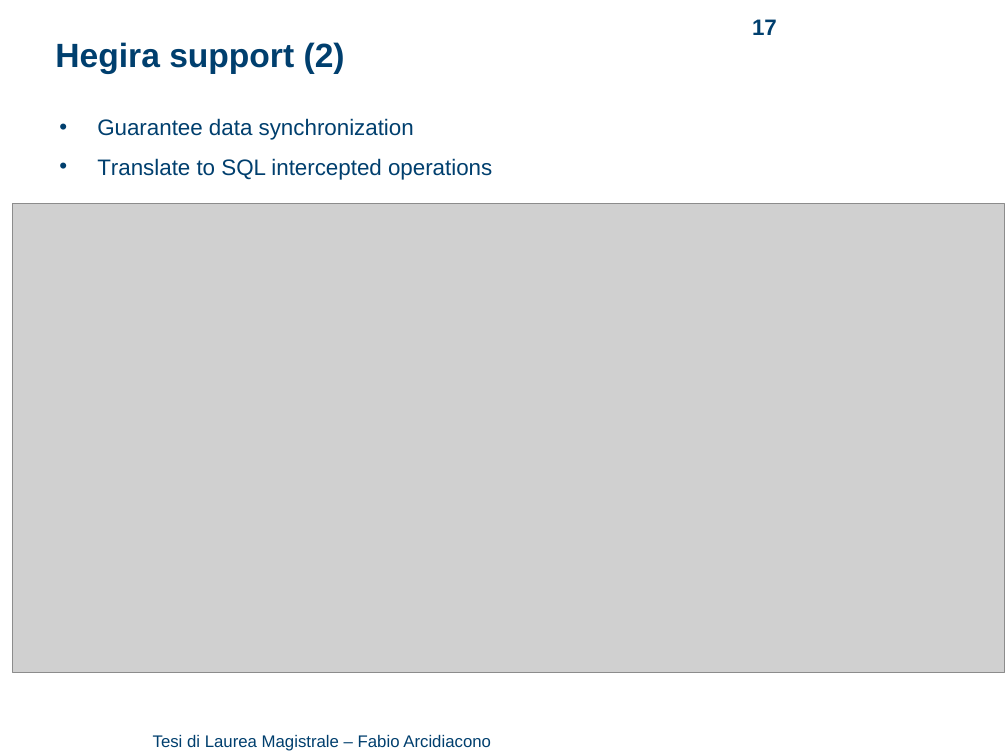
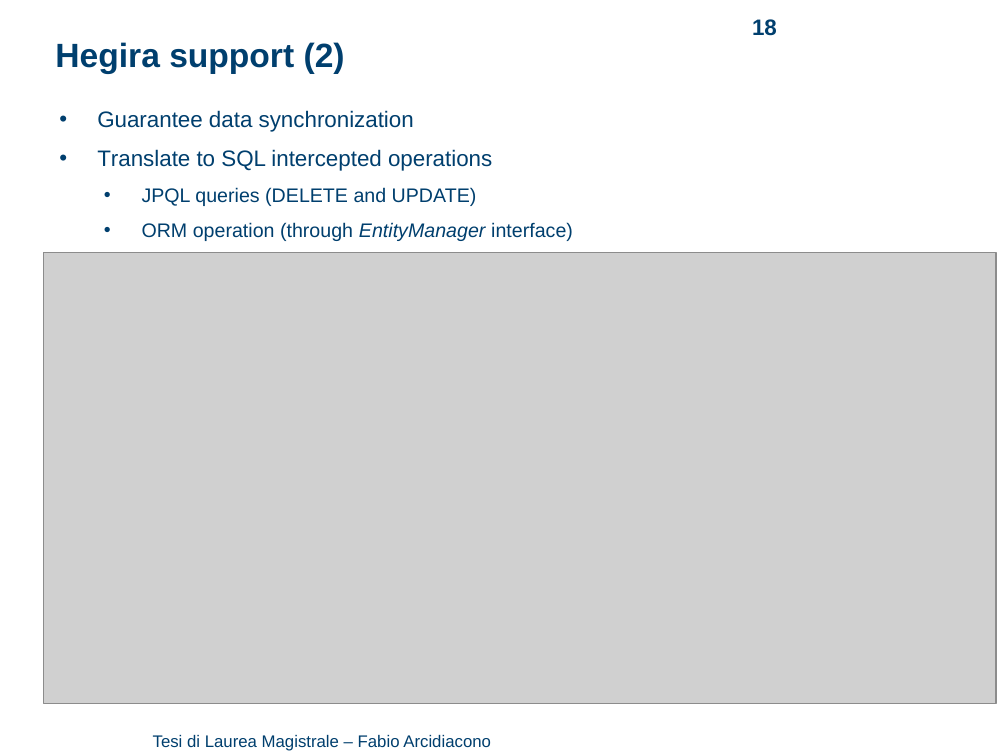
Before and after one commit to arci/thesis, a slide deck: slide 18 of presentation/ThesisPresentation.ppt (slide 17 before the commit). Drawn at 1008x756 pixels with LibreOffice and Linux fonts; fonts in the diff are those of the drawing; grey boxes stand for pictures; background and template pictures are left out. Boxes give left, top, right and bottom in pixels: in the first picture for what was removed or moved away, otherwise in the second. Text is boxed around its words. In the diff, an @@ line names an element or a change of style, - is before the commit and + after.

```diff
--- a/presentation/ThesisPresentation.ppt
+++ b/presentation/ThesisPresentation.ppt
@@ page number at (752,19,777,36): text changed @@
-17
+18
@@ text "Guarantee data synchronization": place and size @@
-text "Guarantee data synchronization" at (97,118,492,180)
+text "Guarantee data synchronization" at (97,110,573,241)
@@ text at (142,187,573,241): paragraphs added @@
+  • JPQL queries (DELETE and UPDATE)
+  • ORM operation (through EntityManager interface)
@@ picture: place and size @@
-picture at (13,204,1005,673)
+picture at (43,252,996,704)
```
Also in this commit, not shown: 7 other slides changed, 2 slides added, 1 slide removed, 2 other files.
